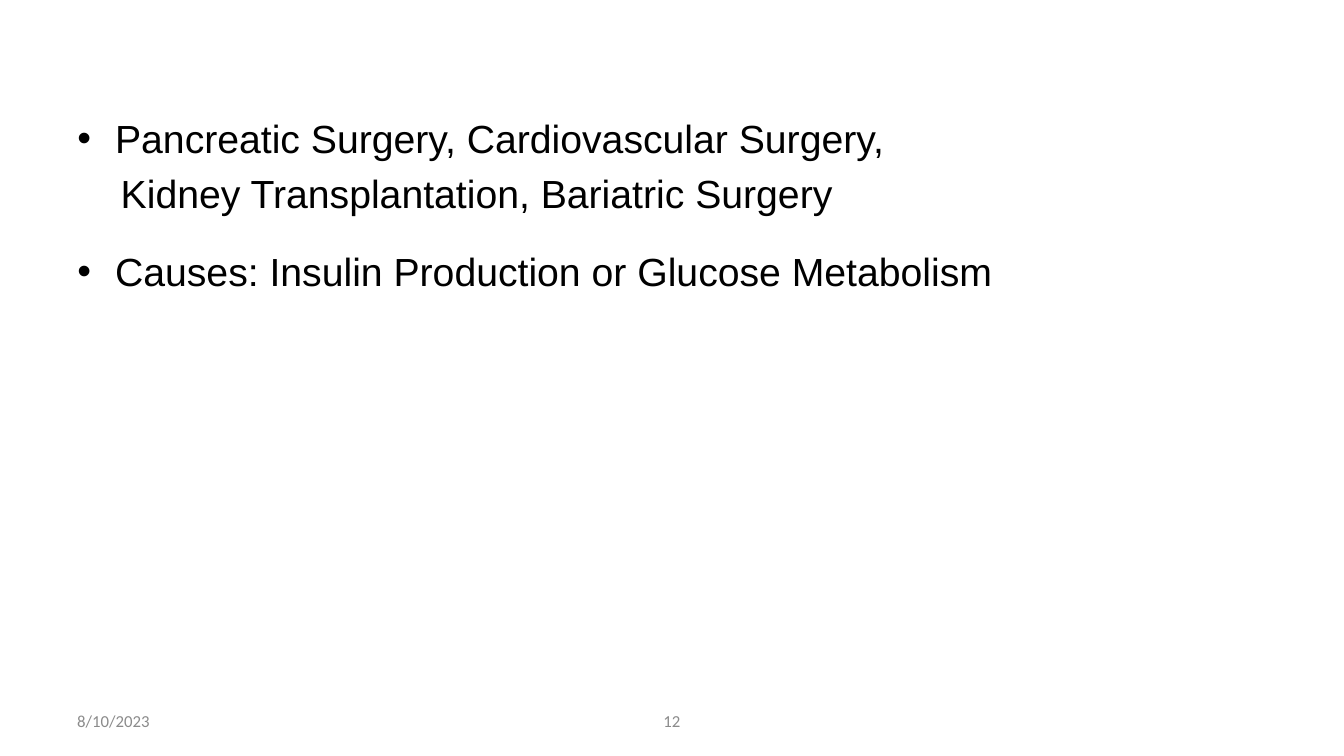
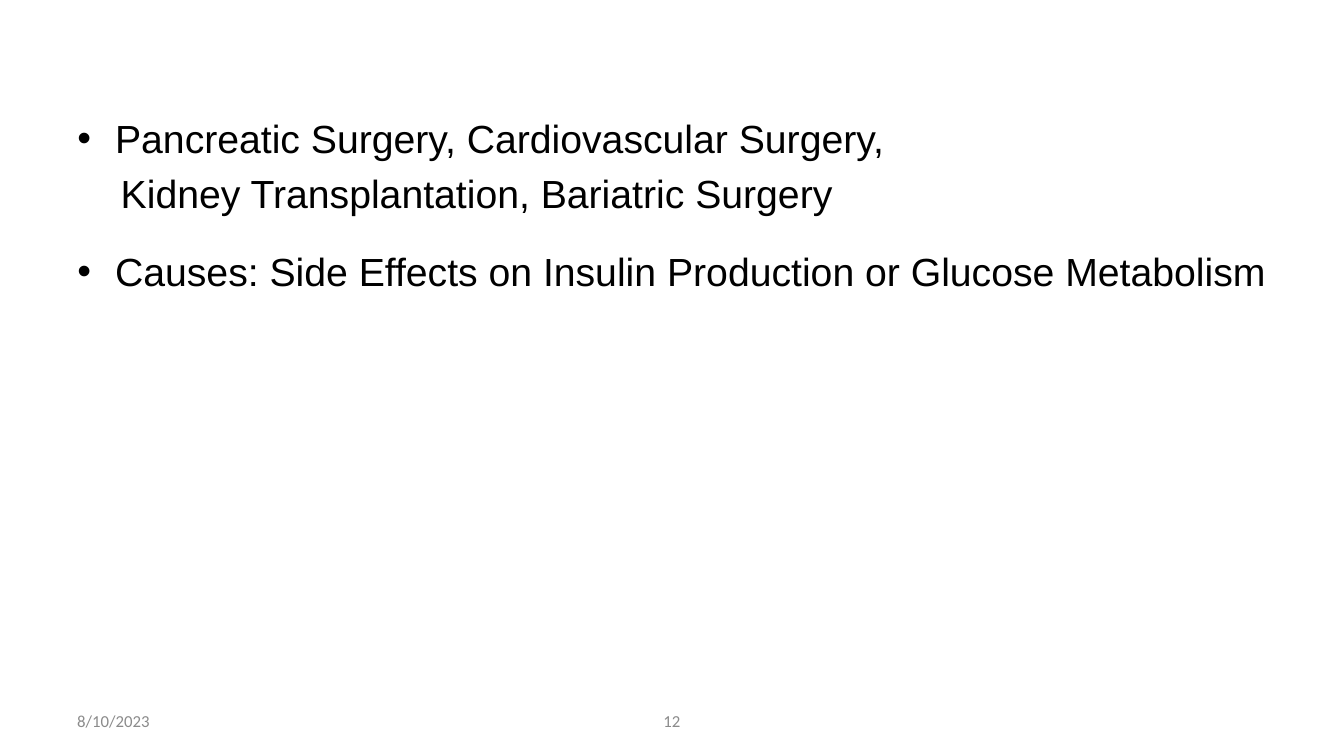
Before and after one commit to m-faisalshahid/AI, a slide deck: slide 12 of Faisal Shahid - MDR July 2023.pptx. Drawn at 1344x756 pixels with LibreOffice and Linux fonts; fonts in the diff are those of the drawing; background and template pictures are left out. Boxes give left, top, right and bottom in pixels: in the first picture for what was removed or moved away, otherwise in the second. Text is boxed around its words. In the diff, an @@ line names an element or a change of style, - is before the commit and + after.

```diff
--- a/Faisal Shahid - MDR July 2023.pptx
+++ b/Faisal Shahid - MDR July 2023.pptx
@@ text at bbox=[115, 257, 1265, 287]: text changed @@
-• Causes: Insulin Production or Glucose Metabolism
+• Causes: Side Effects on Insulin Production or Glucose Metabolism
```
Also in this commit, not shown: 3 other slides changed, 1 slide removed.
